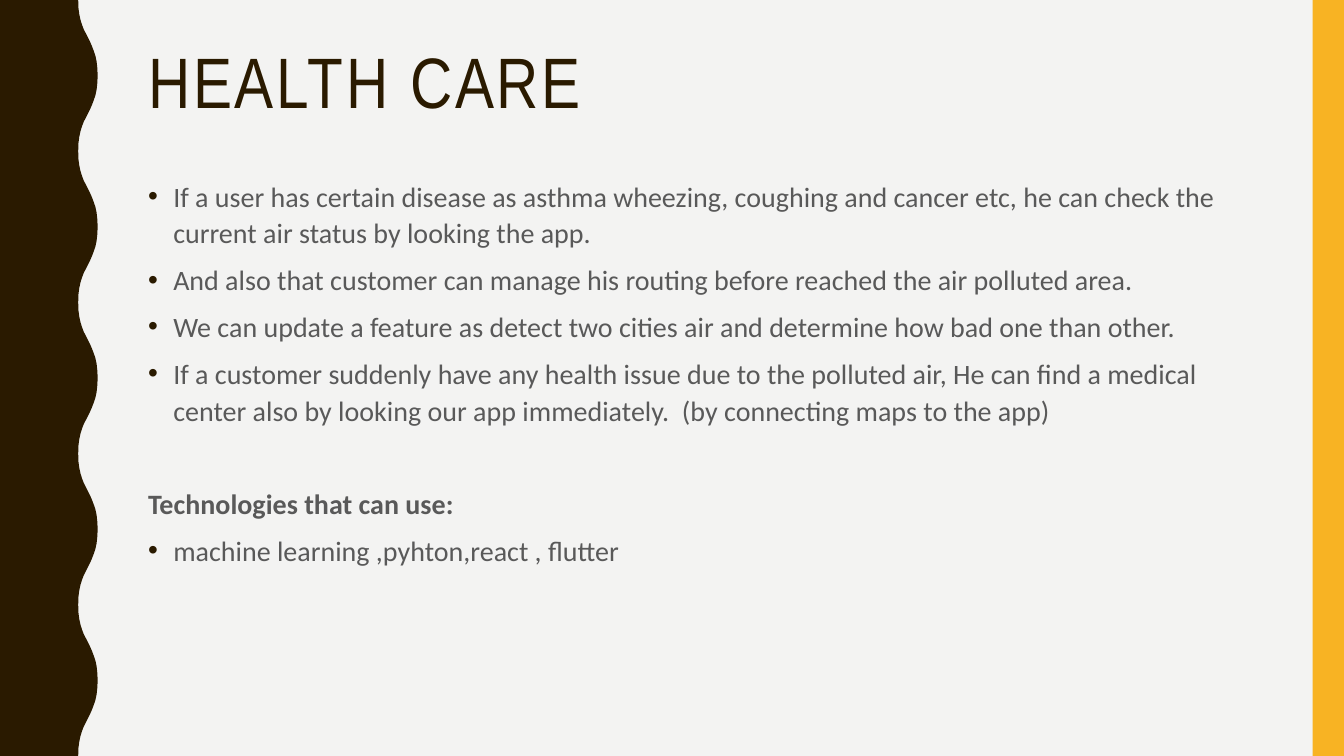
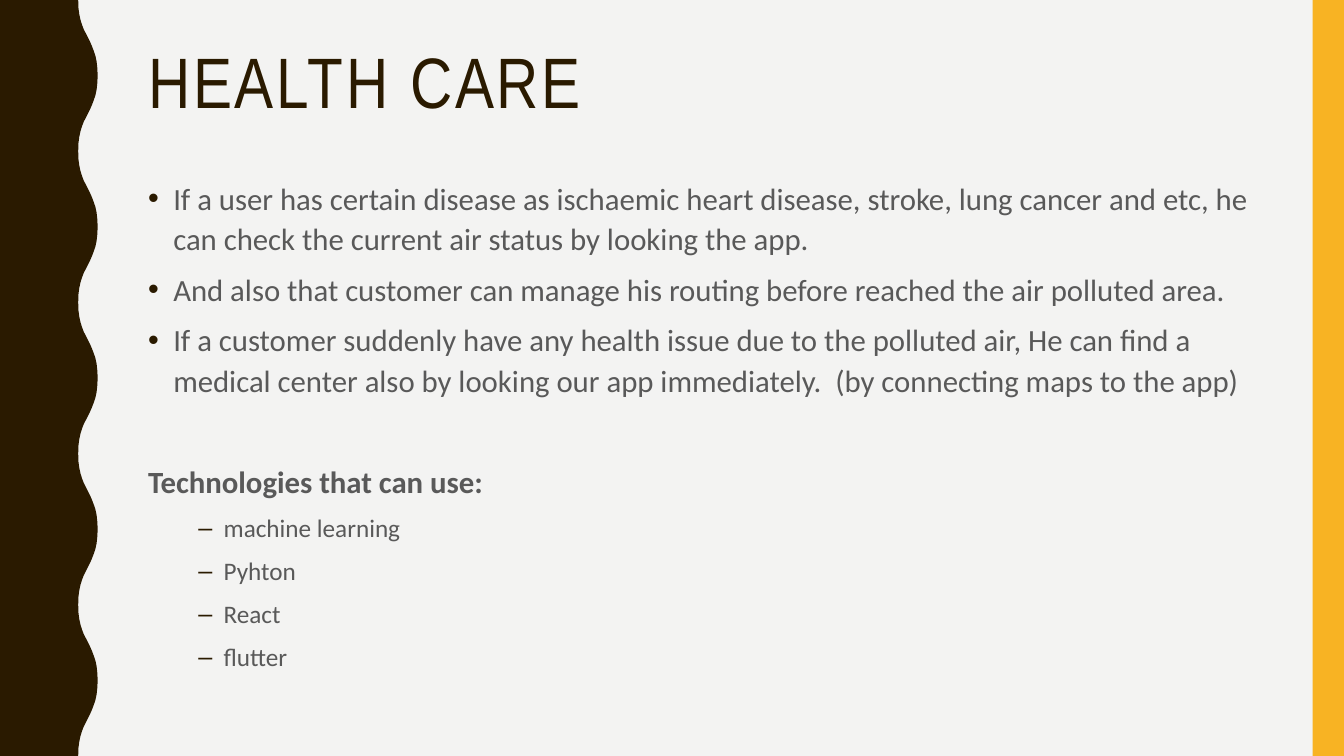
Before and after one commit to MichelleFdo/pre-hacktober-fest, a slide deck: slide 5 of shoot i smoke.pptx. Drawn at 1344x756 pixels with LibreOffice and Linux fonts; fonts in the diff are those of the drawing. Boxes give left, top, right and bottom in pixels: in the first picture for what was removed or moved away, otherwise in the second. Text is boxed around its words. In the diff, an @@ line names an element or a change of style, - is before the commit and + after.

```diff
--- a/shoot i smoke.pptx
+++ b/shoot i smoke.pptx
@@ text at (x1=173, y1=188, x2=1247, y2=256): text changed; size 20 to 22 pt @@
-• If a user has certain disease as asthma wheezing, coughing and cancer etc, he can check the current air status by looking the app.
+• If a user has certain disease as ischaemic heart disease, stroke, lung cancer and etc, he can check the current air status by looking the app.
@@ text at (x1=148, y1=279, x2=1238, y2=498): size 20 to 22 pt in "And also that customer can manage his ...", "If a customer suddenly have any health ...", "Technologies that can use:" @@
@@ text at (x1=173, y1=317, x2=1175, y2=342): paragraph removed @@
-• We can update a feature as detect two cities air and determine how bad one than other.
@@ text at (x1=224, y1=519, x2=400, y2=666): text changed; size 20 to 18 pt @@
-• machine learning ,pyhton,react , flutter
+  – machine learning
+  – Pyhton
+  – React
+  – flutter
```
Also in this commit, not shown: 3 other slides changed.
